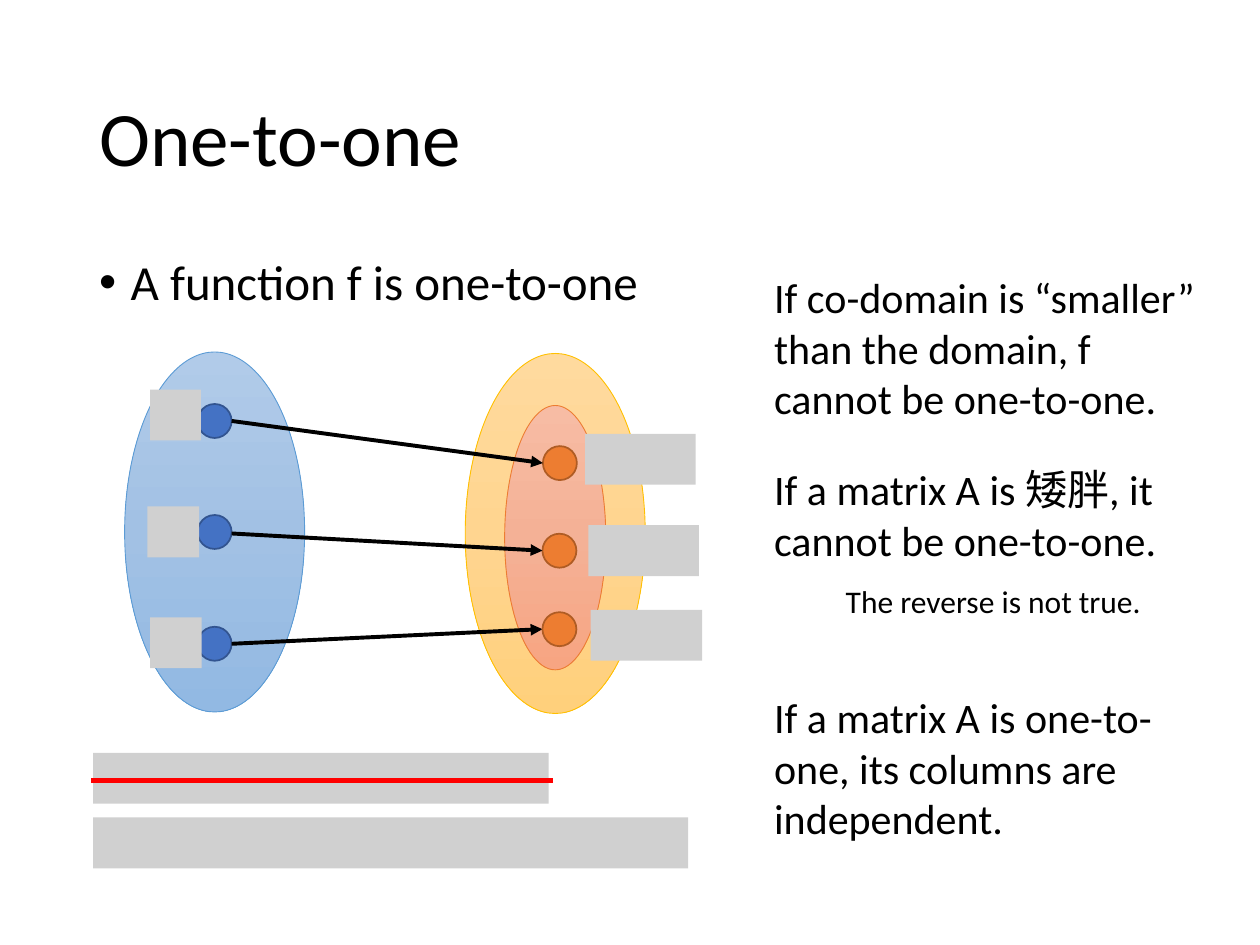
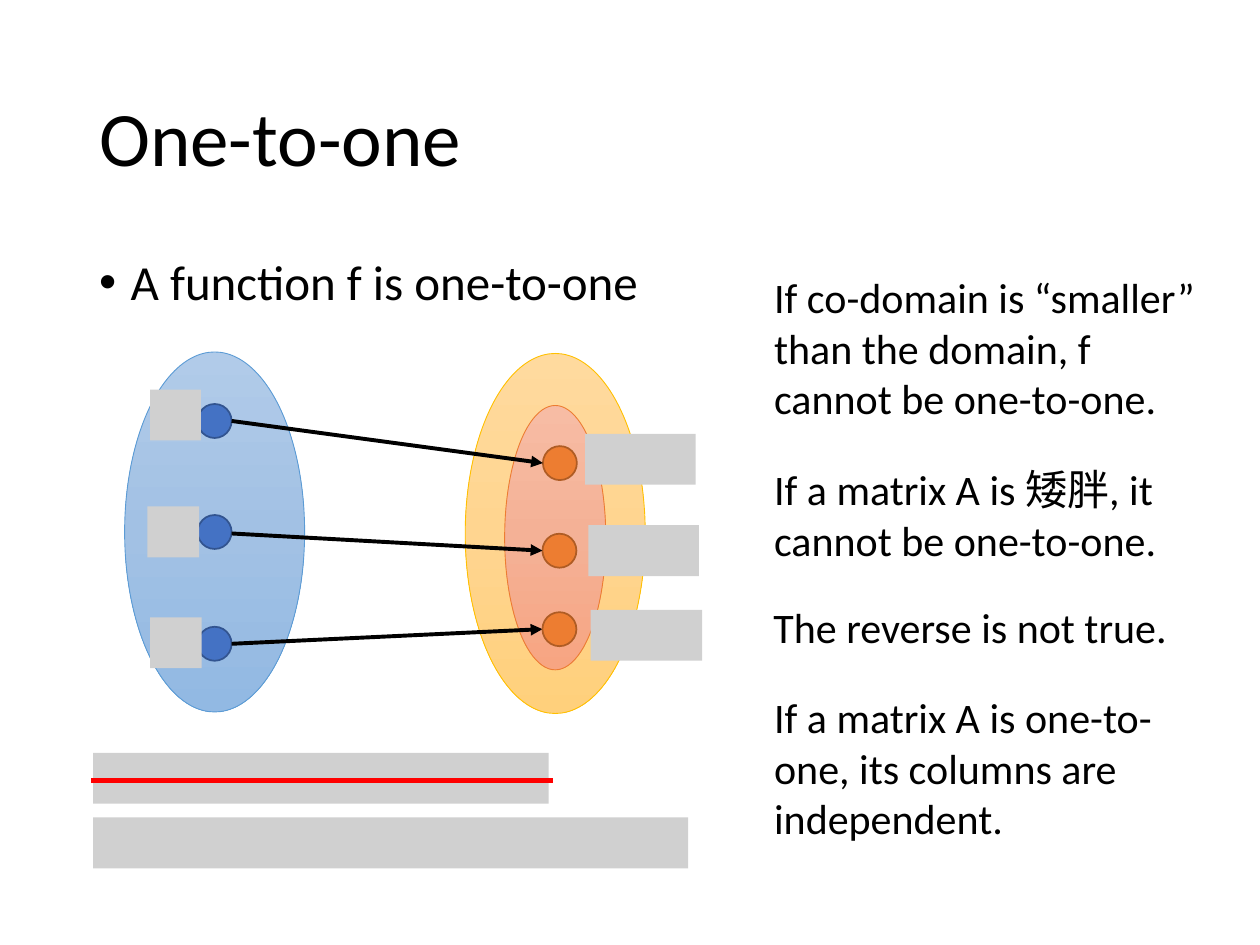
Before and after one commit to sakimarquis/Mooc, a slide deck: slide 27 of Linear Algebra(李宏毅,2018,Fall)/11 Matrix Inverse.pptx. Drawn at 1260x945 pixels with LibreOffice and Linux fonts; fonts in the diff are those of the drawing; grey boxes stand for pictures. Boxes give left, top, right and bottom in pixels: in the first picture for what was removed or moved away, otherwise in the second. Text is boxed around its words. In the diff, an @@ line names an element or a change of style, - is before the commit and + after.

```diff
--- a/Linear Algebra(李宏毅,2018,Fall)/11 Matrix Inverse.pptx
+++ b/Linear Algebra(李宏毅,2018,Fall)/11 Matrix Inverse.pptx
@@ text "The reverse is not true.": place and size @@
-text "The reverse is not true." at box(846, 591, 1141, 614)
+text "The reverse is not true." at box(773, 613, 1166, 644)
@@ text "The reverse is not true." at box(773, 613, 1166, 644): size 18 to 24 pt @@
```
Also in this commit, not shown: 1 other slide changed, 10 other files.
